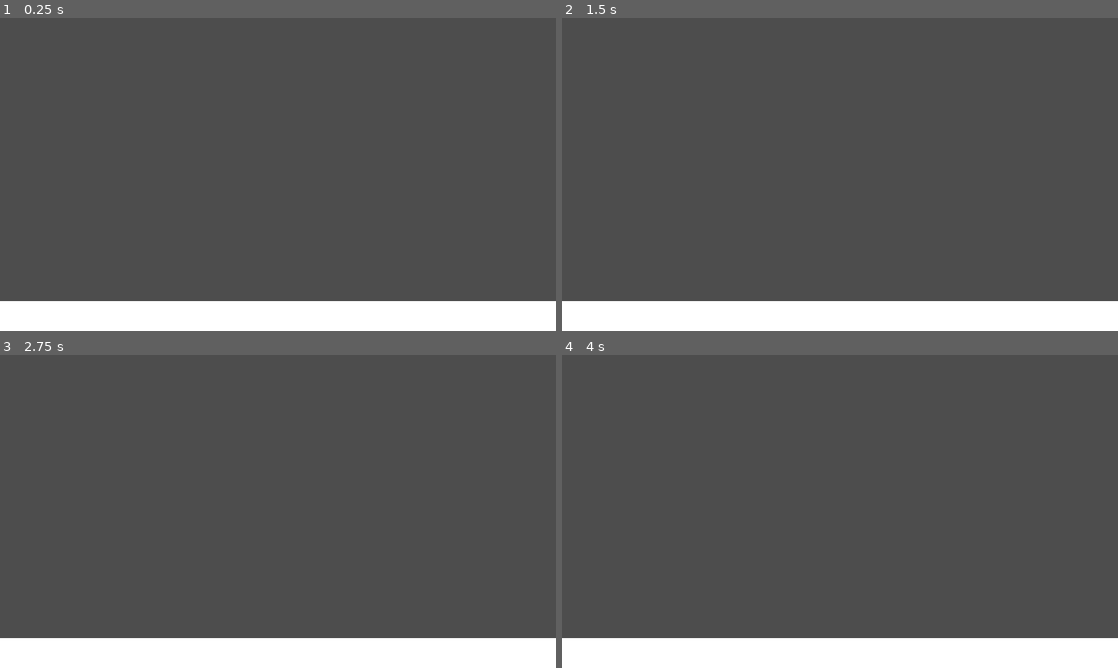
Above: before the commit, frames 1-4 (two rows, left to right).
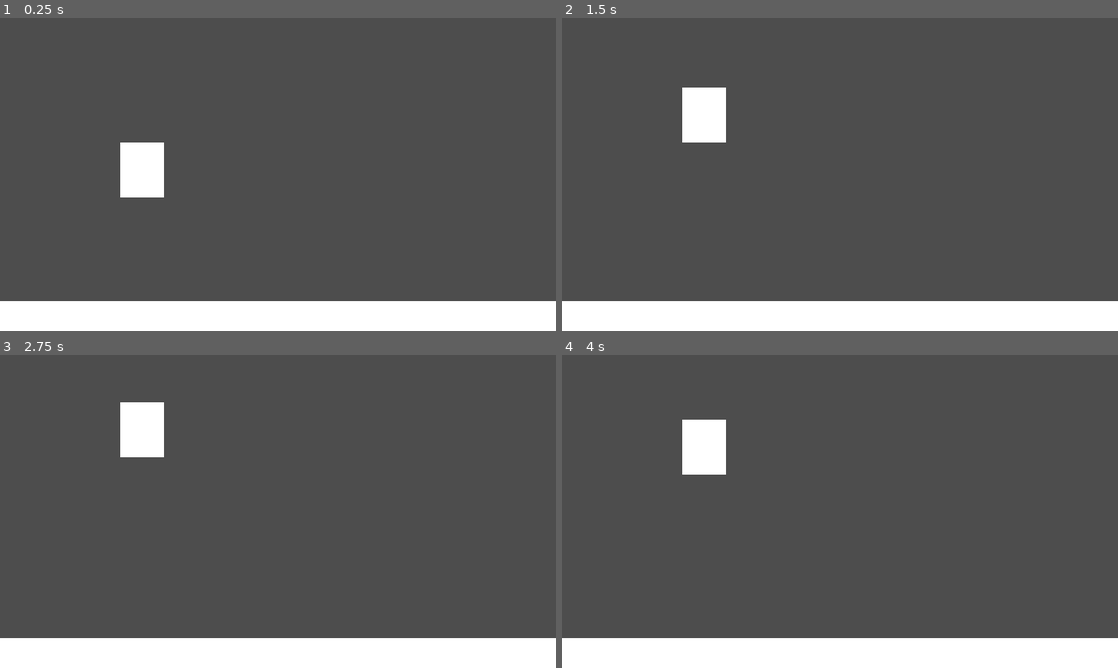
Above: after the commit, the same moments.

Repository: NSCarter/Jetpack-Joyride
Game: Godot game, scene res://Scenes/Main.tscn
Same seed, same stepped clock (60 frames per second), same inputs: the game is played once before the commit and once after it.
Inputs:
- Up to frame 1 (0.25 s): no input
- Up to frame 2 (1.5 s): hold Space (rise, bound only after the commit) 0.53-1.28 s; tap Space (rise, bound only after the commit) at 1.35 s
- Up to frame 3 (2.75 s): hold Space (rise, bound only after the commit) from 2.03 s (still down)
- Up to frame 4 (4 s): release Space (rise, bound only after the commit) at 2.78 s; tap Space (rise, bound only after the commit) at 2.85 s; hold Space (rise, bound only after the commit) from 3.53 s (still down)

The runs differ from the first frame. In frame 1, 1.4% of the frame differs, in the area x 21-30%, y 39-58%; in frame 2, 1.4%; in frame 3, 1.4%; in frame 4, 1.4%.

Commit message:
Added a player that can rise and fall

Diff:
--- a/Scenes/Main.tscn
+++ b/Scenes/Main.tscn
@@ -1,11 +1,13 @@
-[gd_scene load_steps=2 format=3 uid="uid://b3k204qxqxlup"]
+[gd_scene load_steps=3 format=3 uid="uid://b3k204qxqxlup"]
+
+[ext_resource type="PackedScene" uid="uid://dgwhq8tqnsmy7" path="res://Scenes/Player.tscn" id="1_r150o"]
 
 [sub_resource type="RectangleShape2D" id="RectangleShape2D_c1w88"]
 size = Vector2(1164, 74)
 
 [node name="Node2D" type="Node2D"]
 
-[node name="Floor" type="StaticBody2D" parent="."]
+[node name="Floor" type="Area2D" parent="."]
 
 [node name="ColorRect" type="ColorRect" parent="Floor"]
 offset_left = -6.0
@@ -16,3 +18,5 @@
 [node name="CollisionShape2D" type="CollisionShape2D" parent="Floor"]
 position = Vector2(576, 623)
 shape = SubResource("RectangleShape2D_c1w88")
+
+[node name="Player" parent="." instance=ExtResource("1_r150o")]
--- /dev/null
+++ b/Scenes/Player.tscn
@@ -0,0 +1,19 @@
+[gd_scene load_steps=3 format=3 uid="uid://dgwhq8tqnsmy7"]
+
+[ext_resource type="Script" uid="uid://deeswylfjsjgf" path="res://Scripts/player.gd" id="1_rpqav"]
+
+[sub_resource type="RectangleShape2D" id="RectangleShape2D_kyqiw"]
+size = Vector2(90, 114)
+
+[node name="Node2D" type="Node2D"]
+
+[node name="CharacterBody2D" type="CharacterBody2D" parent="."]
+script = ExtResource("1_rpqav")
+
+[node name="TextureRect" type="ColorRect" parent="CharacterBody2D"]
+offset_right = 90.0
+offset_bottom = 114.0
+
+[node name="CollisionShape2D" type="CollisionShape2D" parent="CharacterBody2D"]
+position = Vector2(45, 57)
+shape = SubResource("RectangleShape2D_kyqiw")
--- /dev/null
+++ b/Scripts/player.gd
@@ -0,0 +1,21 @@
+extends CharacterBody2D
+
+const SPEED = 300
+var _vertical_speed = 0
+
+func _ready():
+	position = Vector2(249, 182)
+
+func _process(delta):
+	_vertical_speed = -SPEED
+
+	if Input.is_action_pressed("rise"):
+		_vertical_speed += (SPEED * 2)
+
+	position.y -= _vertical_speed * delta
+
+	if position.y > 472:
+		position.y = 472
+
+	if position.y < 0:
+		position.y = 0
--- a/project.godot
+++ b/project.godot
@@ -19,6 +19,15 @@
 window/size/mode=2
 window/stretch/mode="canvas_items"
 
+[input]
+
+rise={
+"deadzone": 0.2,
+"events": [Object(InputEventKey,"resource_local_to_scene":false,"resource_name":"","device":-1,"window_id":0,"alt_pressed":false,"shift_pressed":false,"ctrl_pressed":false,"meta_pressed":false,"pressed":false,"keycode":0,"physical_keycode":32,"key_label":0,"unicode":32,"location":0,"echo":false,"script":null)
+, Object(InputEventMouseButton,"resource_local_to_scene":false,"resource_name":"","device":-1,"window_id":0,"alt_pressed":false,"shift_pressed":false,"ctrl_pressed":false,"meta_pressed":false,"button_mask":1,"position":Vector2(507, 9),"global_position":Vector2(516, 57),"factor":1.0,"button_index":1,"canceled":false,"pressed":true,"double_click":true,"script":null)
+]
+}
+
 [rendering]
 
 renderer/rendering_method="gl_compatibility"
Not shown, added: Scripts/player.gd.uid
